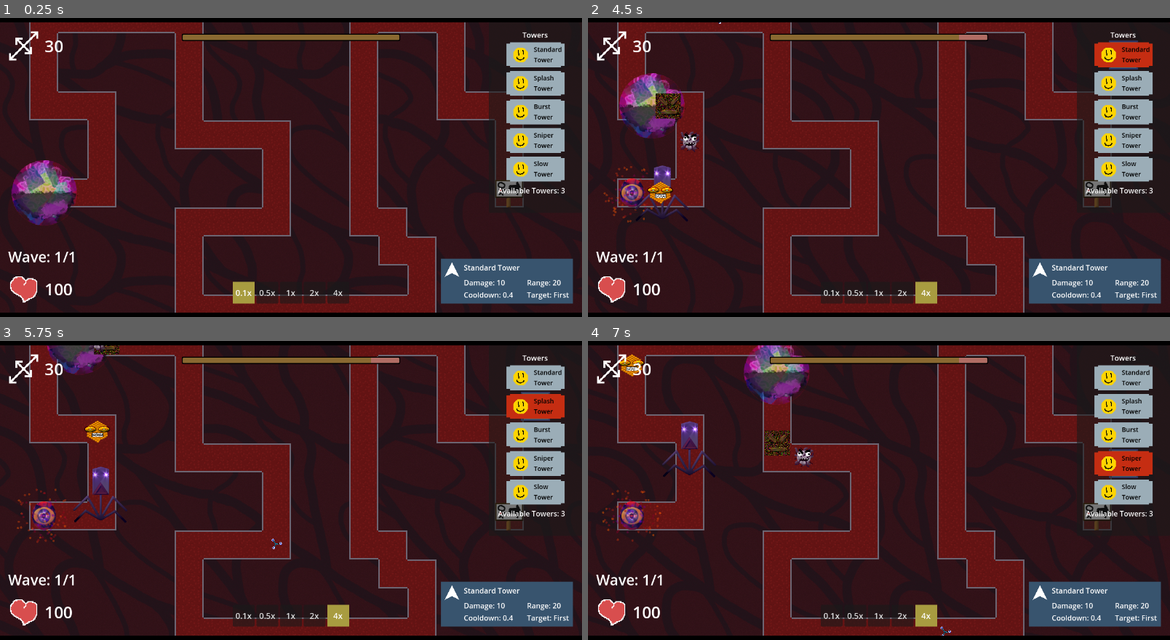
Above: before the commit, frames 1-4 (two rows, left to right).
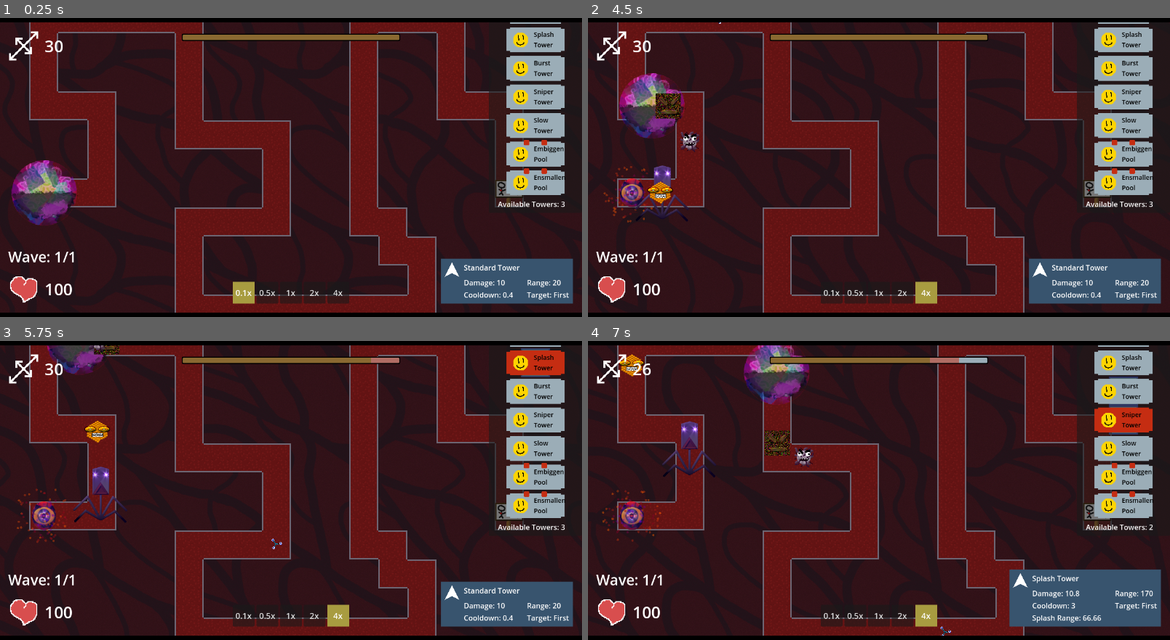
Above: after the commit, the same moments.

Repository: ladybunne/gmtk-game-jam-2024
Game: Godot game, scene res://MainScene.tscn
Two runs of this game, one before a commit and one after it. Both use one fixed random seed, a clock stepped at 60 frames per second and the inputs below.
Inputs:
- Up to frame 1 (0.25 s): no input
- Up to frame 2 (4.5 s): click "0.5x" at 0.5 s; click "0.1x" at 1.25 s; click "1x" at 2 s; click "2x" at 2.75 s; click "4x" at 3.5 s; click "Standard Tower" at 4.25 s
- Up to frame 3 (5.75 s): click "Splash Tower" at 5 s
- Up to frame 4 (7 s): click "Burst Tower" at 5.75 s; click "Sniper Tower" at 6.5 s

The runs differ from the first frame. In frame 1, 3.7% of the frame differs, in the area x 85-98%, y 1-64%; in frame 2, 4.2%; in frame 3, 4.3%; in frame 4, 7.0%, in the area x 7-99%, y 1-96%.

Commit message:
Finish integrating music

Diff:
--- a/GameThings/Pool.gd
+++ b/GameThings/Pool.gd
@@ -1,4 +1,4 @@
-extends Node2D
+class_name Pool extends Node2D
 
 var timer = 0
 var radius = 75
--- a/Scenes/AudioCrimes.gd
+++ b/Scenes/AudioCrimes.gd
@@ -17,8 +17,9 @@
 	%Hat.on = get_tree().get_node_count_in_group("Enemy") >= 1
 
 	# Check for a boss enemy
-	%IntenseDrums.on = false
-	if %IntenseDrums.on:
+	var enemies = get_tree().get_nodes_in_group("Enemy")
+	if enemies.filter(func(enemy): return enemy.type in [UnitData.UnitType.Armoured, UnitData.UnitType.Hardening, UnitData.UnitType.Pinata]):
+		%IntenseDrums.on = true
 		# Maybe turn off hat at the same time.
 		%Hat.on = false
 
@@ -27,8 +28,16 @@
 	%HighLead.on = false
 	%LowLead.on = false
 
-	if %HighLead.on or %LowLead.on:
+	var pools = get_tree().get_nodes_in_group("Pool")
+	if pools.size():
+		var latest_pool = pools[-1] as Pool
+		%HighLead.on = !latest_pool.grow
+		%LowLead.on = latest_pool.grow
 		%Lead.on = false
+	else:
+		%HighLead.on = false
+		%LowLead.on = false
+
 
 func update_players():
 	%Base.on_volume = normal_volume
--- a/Scenes/AudioCrimes.tscn
+++ b/Scenes/AudioCrimes.tscn
@@ -55,6 +55,7 @@
 autoplay = true
 parameters/looping = true
 script = ExtResource("6_hl45x")
+fade_time = 1.0
 
 [node name="IntenseDrums" type="AudioStreamPlayer" parent="."]
 unique_name_in_owner = true
@@ -71,6 +72,7 @@
 autoplay = true
 parameters/looping = true
 script = ExtResource("6_hl45x")
+fade_time = 1.0
 
 [node name="LowLead" type="AudioStreamPlayer" parent="."]
 unique_name_in_owner = true
@@ -79,3 +81,4 @@
 autoplay = true
 parameters/looping = true
 script = ExtResource("6_hl45x")
+fade_time = 1.0
--- a/Scenes/FadeableAudioStreamPlayer.gd
+++ b/Scenes/FadeableAudioStreamPlayer.gd
@@ -11,9 +11,9 @@
 
 func _process(delta: float) -> void:
 	if on:
-		volume_db = clamp(volume_db + (on_volume - off_volume) * delta / (Engine.time_scale), off_volume, on_volume)
+		volume_db = clamp(volume_db + db_to_linear((on_volume - off_volume) * delta / (Engine.time_scale)), off_volume, on_volume)
 	else:
-		volume_db = clamp(volume_db - (on_volume - off_volume) * delta / (Engine.time_scale), off_volume, on_volume)
+		volume_db = clamp(volume_db - db_to_linear((on_volume - off_volume) * delta / (Engine.time_scale)), off_volume, on_volume)
 
 func _input(event: InputEvent) -> void:
 	if event is InputEventKey and event.pressed:
--- a/Scenes/UI/UI.tscn
+++ b/Scenes/UI/UI.tscn
@@ -265,7 +265,6 @@
 text = "Slow Tower"
 
 [node name="Button4" parent="TowerCreateUI/Panel/Container" groups=["bigButton"] instance=ExtResource("9_0k1bh")]
-visible = false
 layout_mode = 2
 data = SubResource("Resource_fokb6")
 pool = true
@@ -293,7 +292,6 @@
 expand_mode = 1
 
 [node name="Button5" parent="TowerCreateUI/Panel/Container" groups=["smallButton"] instance=ExtResource("9_0k1bh")]
-visible = false
 layout_mode = 2
 data = SubResource("Resource_g6oy1")
 pool = true
